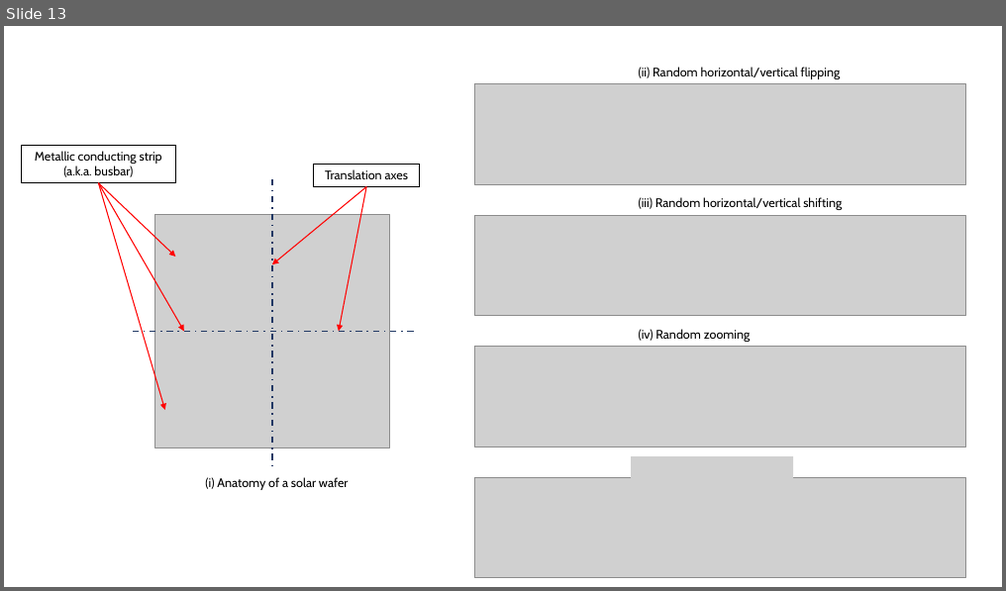
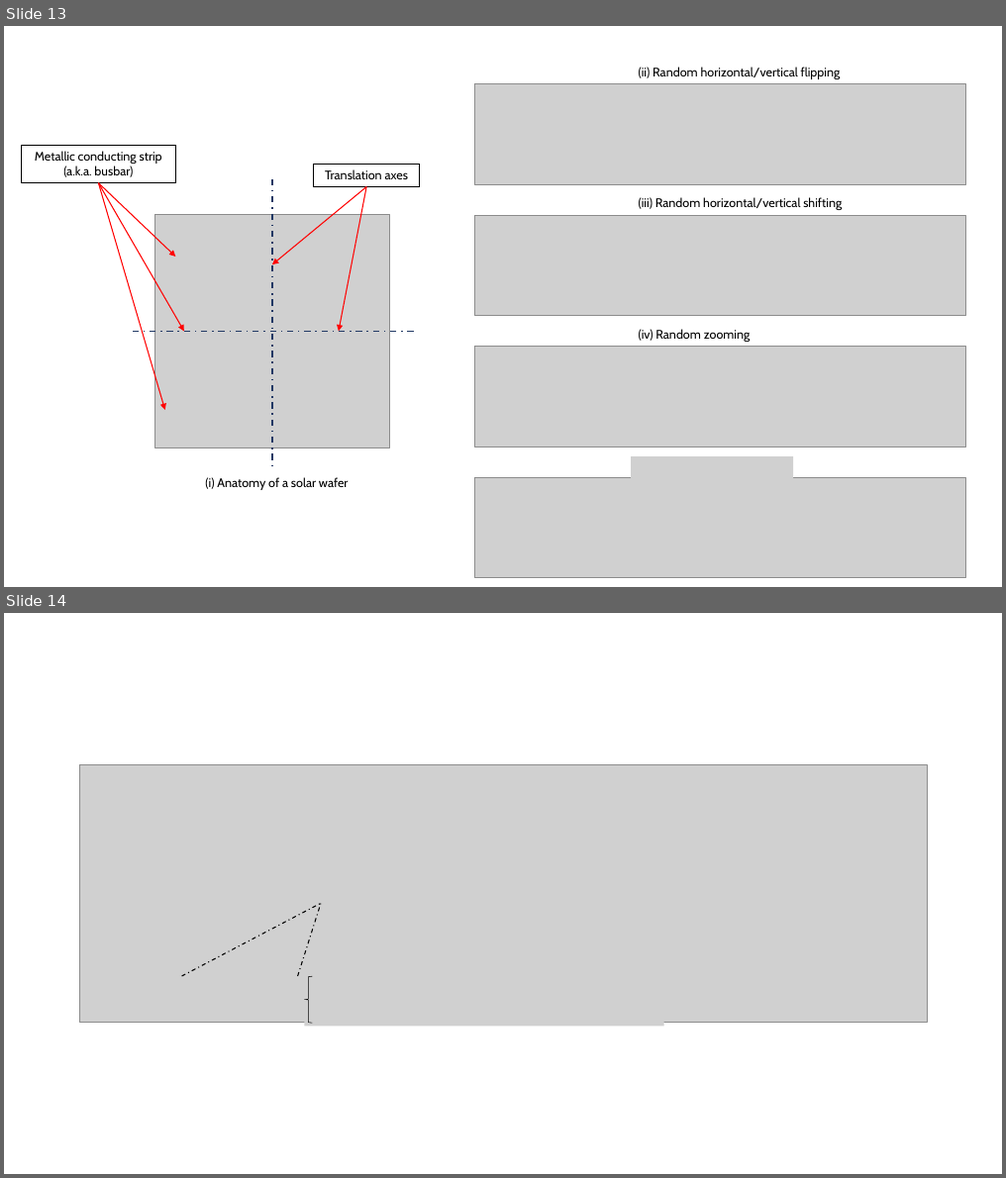
Before and after one commit to vohuynhquangnguyen/SolarPVDiagnostics, a slide deck: docs/figures.pptx. Shown one above the other, each under a label of ours: slide 13 before the commit, slides 13 and 14 after it. The pictures are 1006x591 and 1006x1178 pixels, drawn with LibreOffice and Linux fonts; fonts in the diff are those of the drawing; grey boxes stand for pictures. Boxes give left, top, right and bottom in pixels: in the first picture for what was removed or moved away, otherwise in the second. Text is boxed around its words. In the diff, an @@ line names an element or a change of style, - is before the commit and + after.

```diff
--- a/docs/figures.pptx
+++ b/docs/figures.pptx
@@ slide 14 added at (x1=4, y1=613, x2=1002, y2=1174), background #FFFFFF @@
@@ picture added at (x1=79, y1=765, x2=927, y2=1023) @@
@@ line added from (182, 976) to (322, 903), #000000 1 pt dashed @@
@@ line added from (297, 976) to (322, 901), #000000 1 pt dashed @@
@@ picture added at (x1=304, y1=973, x2=664, y2=1026) @@
@@ left brace added at (x1=304, y1=977, x2=312, y2=1023), outline #000000 0.5 pt @@
```
Also in this commit, not shown: 6 other files.
